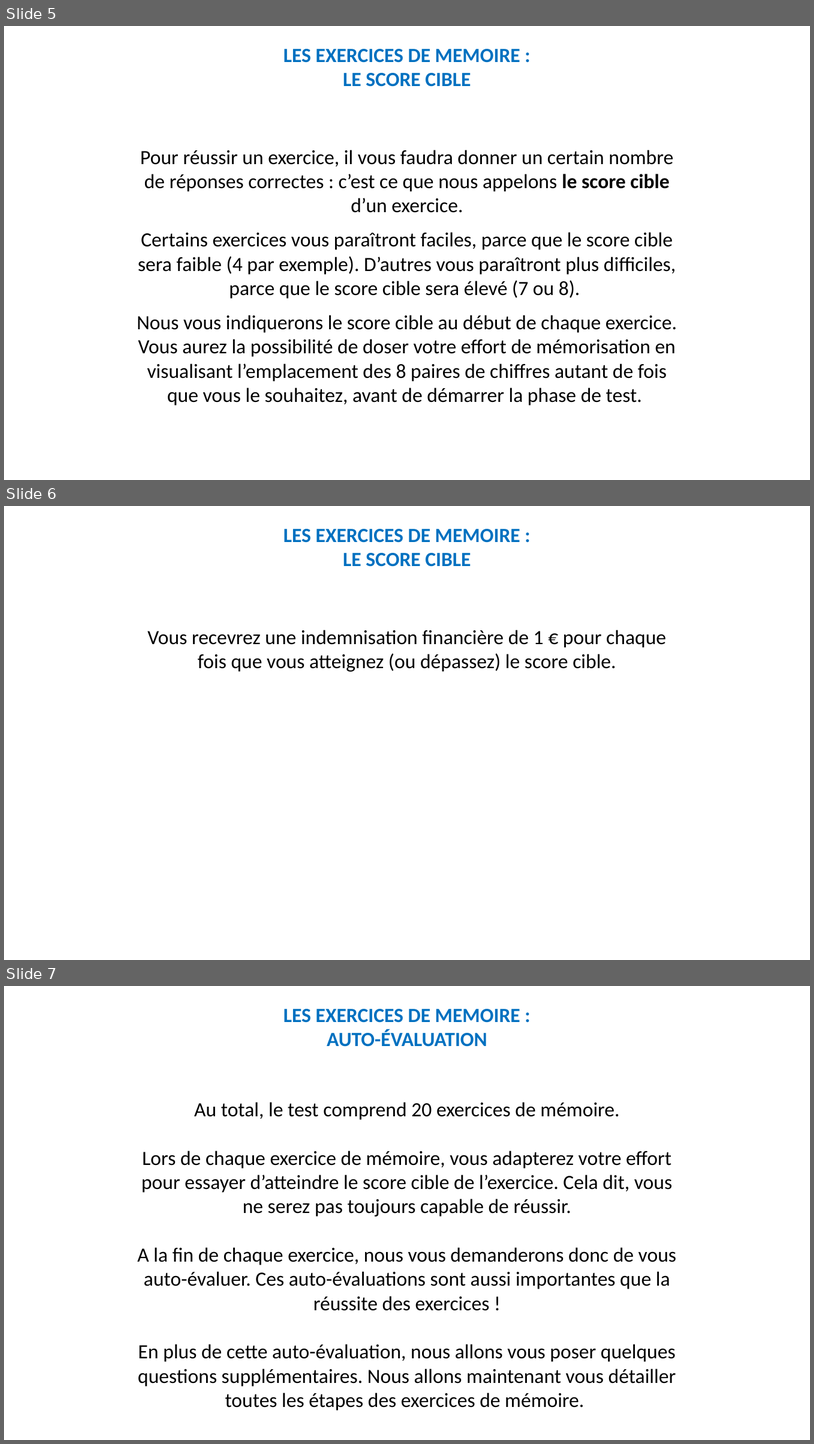
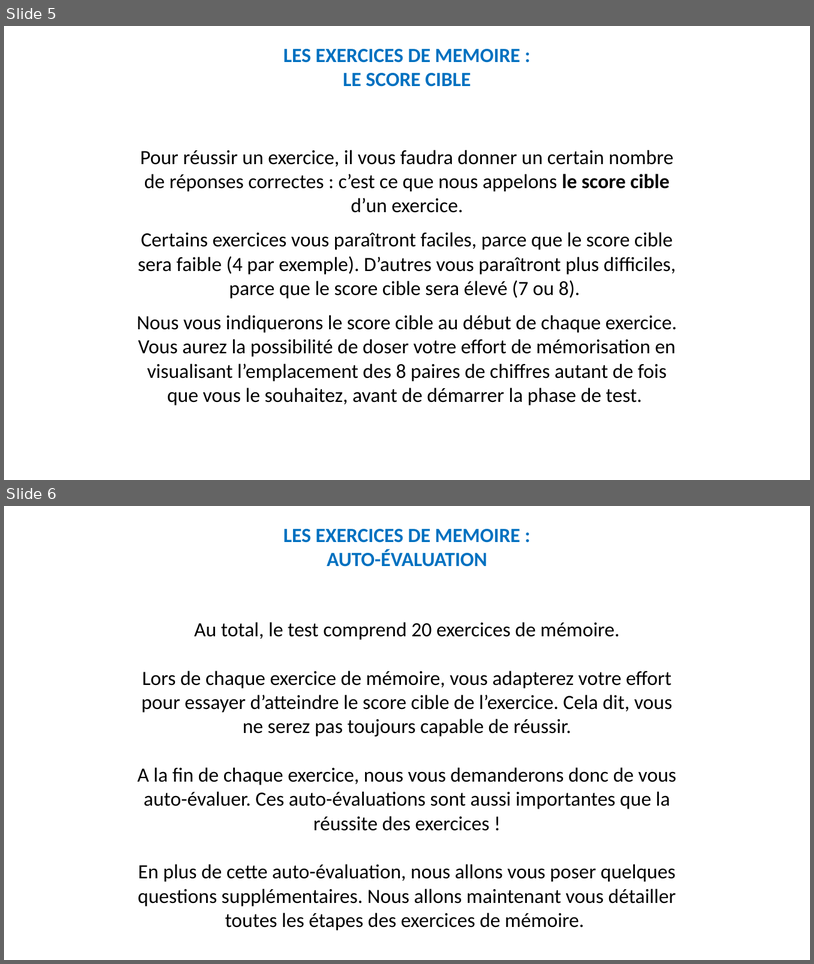
Before and after one commit to MBB-team/Online_Testing, a slide deck: src/SE_ELAN/Stimuli/Instructions_Rewarded.pptx. Shown one above the other, each under a label of ours: slides 5, 6 and 7 before the commit, slides 5 and 6 after it. The pictures are 814x1444 and 814x964 pixels, drawn with LibreOffice and Linux fonts; fonts in the diff are those of the drawing. Boxes give left, top, right and bottom in pixels: in the first picture for what was removed or moved away, otherwise in the second. Text is boxed around its words. In the diff, an @@ line names an element or a change of style, - is before the commit and + after.

```diff
--- a/src/SE_ELAN/Stimuli/Instructions_Rewarded.pptx
+++ b/src/SE_ELAN/Stimuli/Instructions_Rewarded.pptx
@@ slide 6 removed at [4, 506, 810, 960], background #FFFFFF @@
@@ text removed at [284, 529, 521, 567] @@
-LES EXERCICES DE MEMOIRE :
-LE SCORE CIBLE
@@ text removed at [147, 630, 666, 672] @@
-Vous recevrez une indemnisation financière de 1 € pour chaque fois que vous atteignez (ou dépassez) le score cible.
@@ what was slide 7 is now slide 6 @@
```
Also in this commit, not shown: 1 slide changed, 30 other files.
